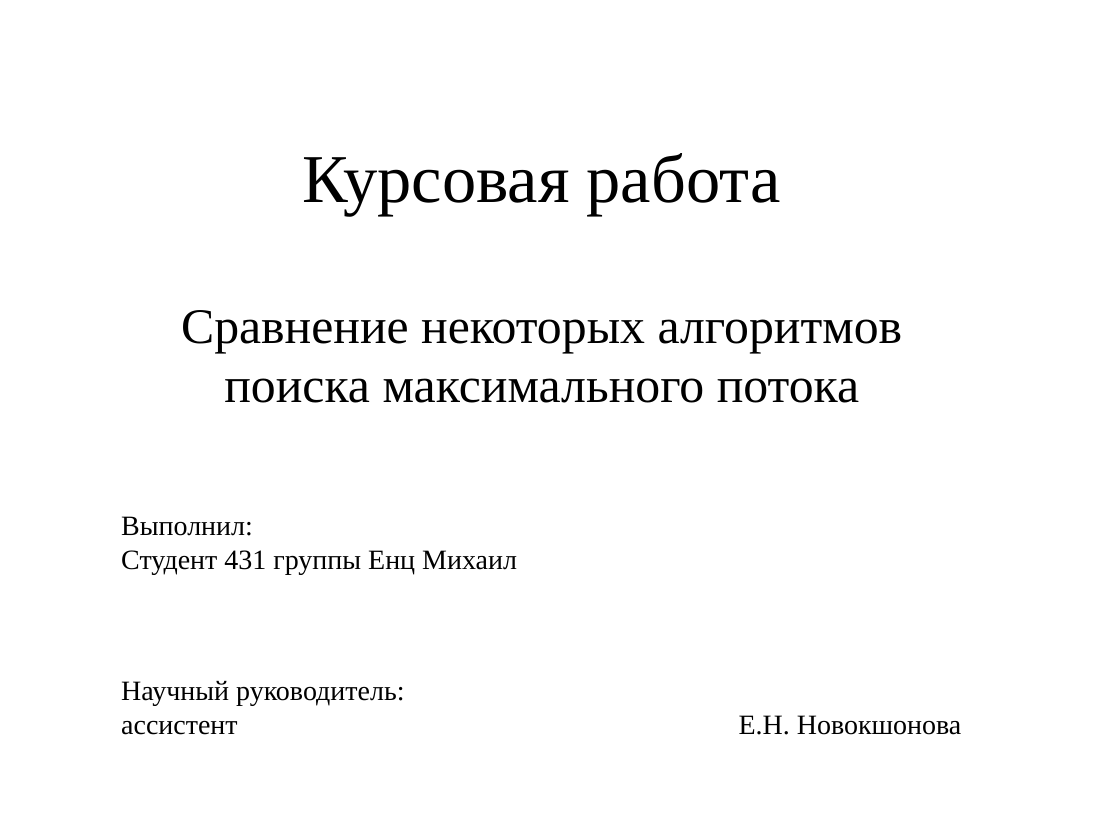
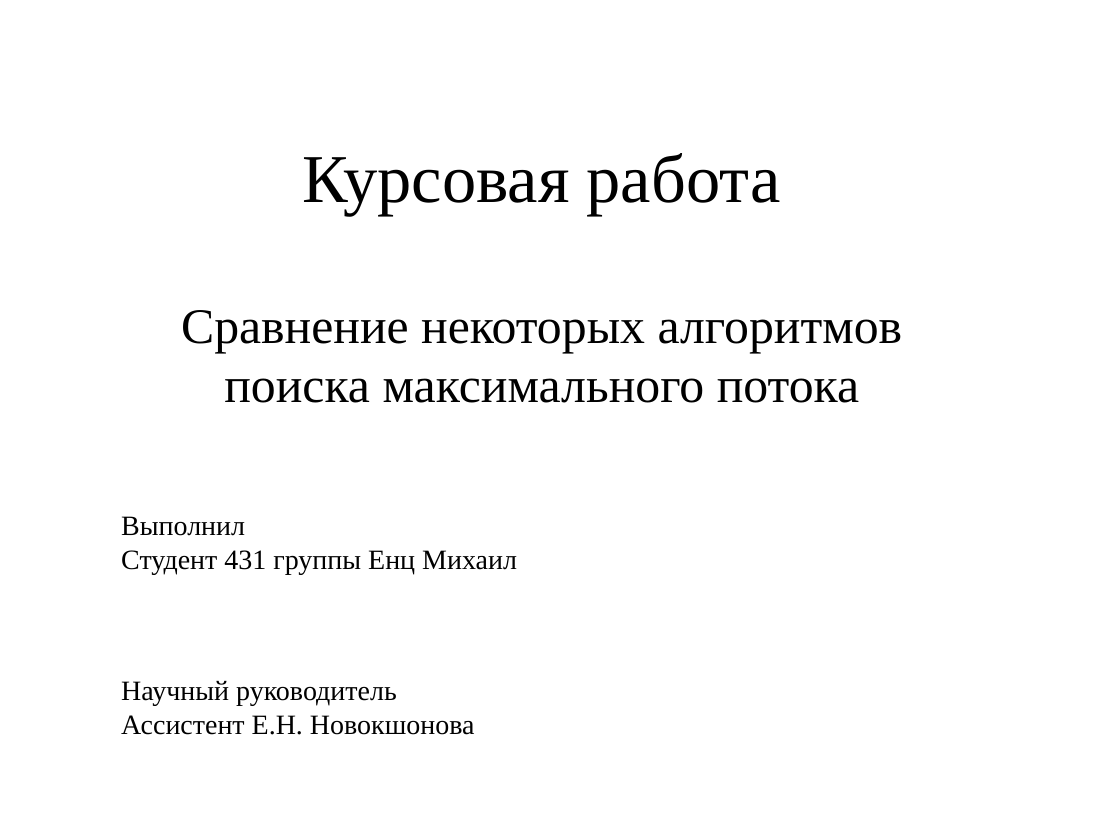
Before and after one commit to Tevronis/graph_maxflow, a slide deck: slide 1 of потоки.pptx. Drawn at 1120x840 pixels with LibreOffice and Linux fonts; fonts in the diff are those of the drawing. Boxes give left, top, right and bottom in pixels: in the first picture for what was removed or moved away, otherwise in the second. Text is boxed around its words. In the diff, an @@ line names an element or a change of style, - is before the commit and + after.

```diff
--- a/потоки.pptx
+++ b/потоки.pptx
@@ text at [121, 516, 245, 536]: text changed @@
-Выполнил:
+Выполнил
@@ text at [121, 680, 475, 735]: text changed @@
-Научный руководитель:
-ассистент
+Научный руководитель
+Ассистент Е.Н. Новокшонова
@@ text removed at [739, 715, 962, 735] @@
-Е.Н. Новокшонова
```
Also in this commit, not shown: 2 other slides changed, 7 other files.
